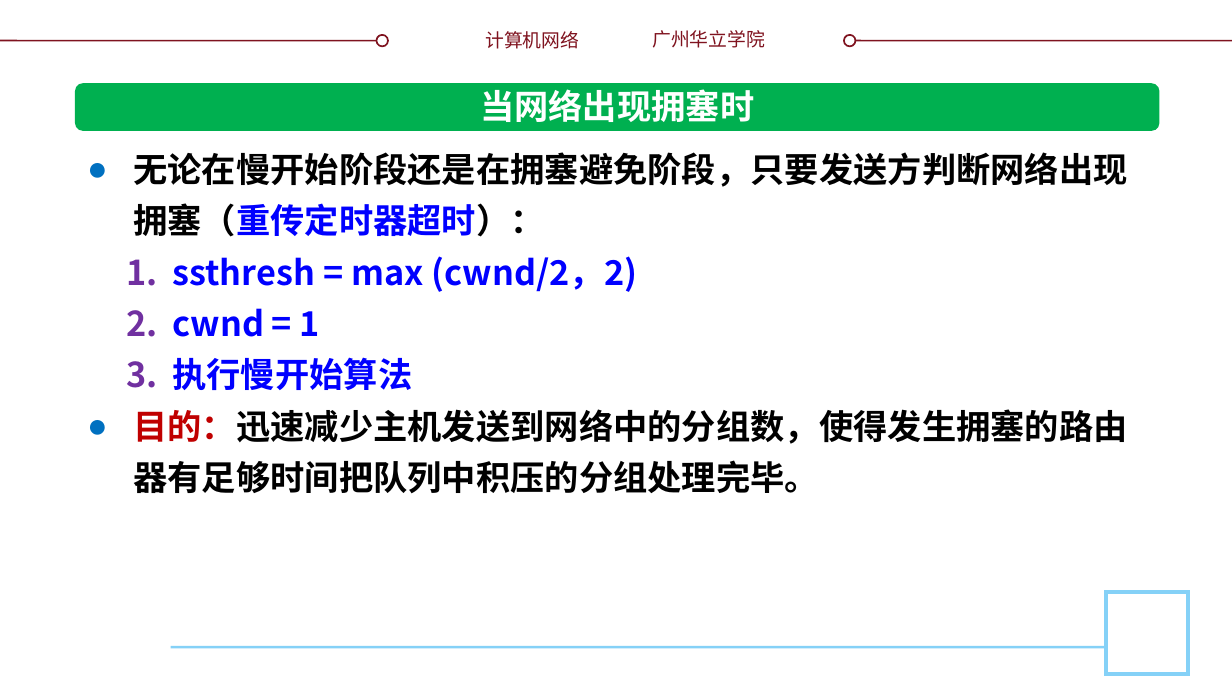
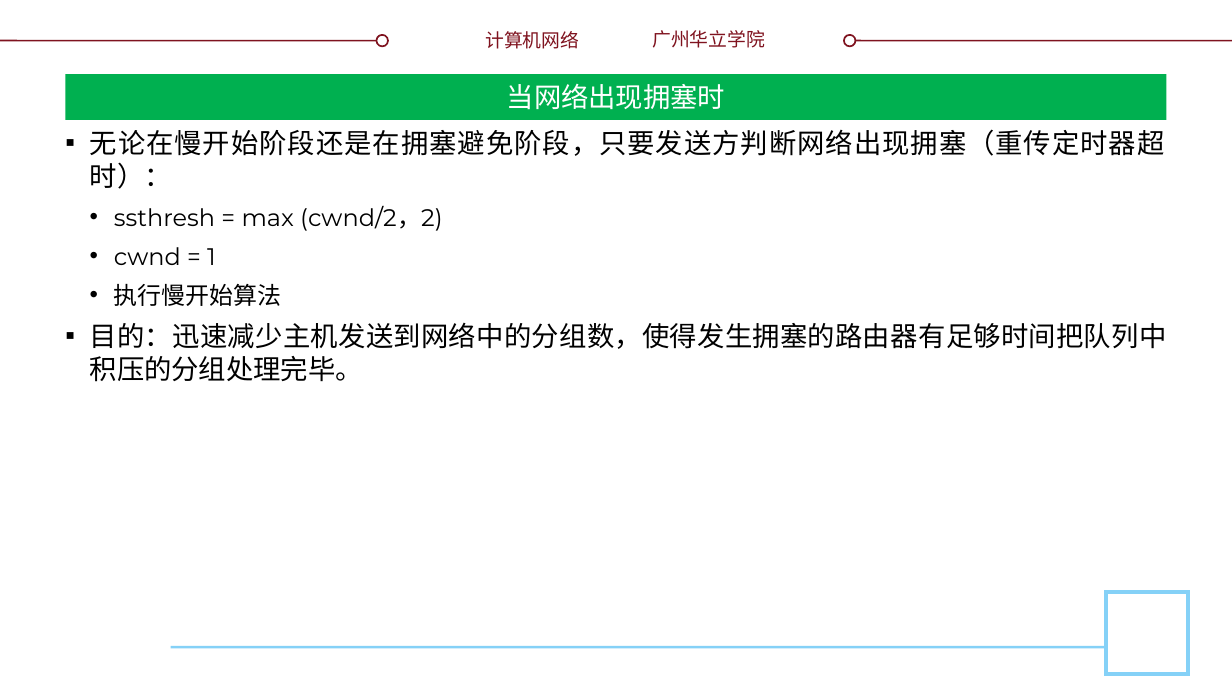
Before and after one commit to glplaman/glplaman.github.io, a slide deck: slide 158 of network/ppt/chap5.pptx. Drawn at 1232x693 pixels with LibreOffice and Linux fonts; fonts in the diff are those of the drawing; background and template pictures are left out. Boxes give left, top, right and bottom in pixels: in the first picture for what was removed or moved away, otherwise in the second. Text is boxed around its words. In the diff, an @@ line names an element or a change of style, - is before the commit and + after.

```diff
--- a/network/ppt/chap5.pptx
+++ b/network/ppt/chap5.pptx
@@ title "当网络出现拥塞时": place and size @@
-title "当网络出现拥塞时" at (480, 89, 754, 122)
+title "当网络出现拥塞时" at (65, 74, 1167, 120)
@@ title "当网络出现拥塞时" at (65, 74, 1167, 120): size 20 to 16 pt, font Noto Sans CJK SC to Montserrat, bold off; vertical alignment top to middle; fill none to #00B050 @@
@@ rounded rectangle removed at (75, 84, 1159, 132) @@
@@ text "无论在慢开始阶段还是在拥塞避免阶段，只要发送方判断网络出现拥塞（重传定时器超时）：": place and size @@
-text "无论在慢开始阶段还是在拥塞避免阶段，只要发送方判断网络出现拥塞（重传定时器超时）：" at (133, 152, 1127, 493)
+text "无论在慢开始阶段还是在拥塞避免阶段，只要发送方判断网络出现拥塞（重传定时器超时）：" at (90, 129, 1167, 382)
@@ text "无论在慢开始阶段还是在拥塞避免阶段，只要发送方判断网络出现拥塞（重传定时器超时）：" at (90, 129, 1167, 382): size 20 to 16 pt in "无论在慢开始阶段还是在拥塞避免阶段，只要发送方判断网络出现拥塞（重传定时器超时）：", "目的：迅速减少主机发送到网络中的分组数，使得发生拥塞的路由器有足够时间把队列中积压的分组处理完毕。"; font Noto Sans CJK SC to Montserrat, bold off; text colour #0000FF to #000000 in "无论在慢开始阶段还是在拥塞避免阶段，只要发送方判断网络出现拥塞（重传定时器超时）：", "ssthresh = max (cwnd/2，2)", "cwnd = 1", "执行慢开始算法"; size 20 to 14 pt in "ssthresh = max (cwnd/2，2)", "cwnd = 1", "执行慢开始算法"; text colour #C00000 to #000000 in "目的：迅速减少主机发送到网络中的分组数，使得发生拥塞的路由器有足够时间把队列中积压的分组处理完毕。"; alignment left to justified; bullet ● to ▪; line spacing 30pt to 1; more space between paragraphs; bullet 1. to •; list level 1 to 2 in "ssthresh = max (cwnd/2，2)"; list level 1 to 2 in "cwnd = 1"; list level 1 to 2 in "执行慢开始算法" @@
```
Also in this commit, not shown: 71 other slides changed, 3 slides added, 15 other files.
